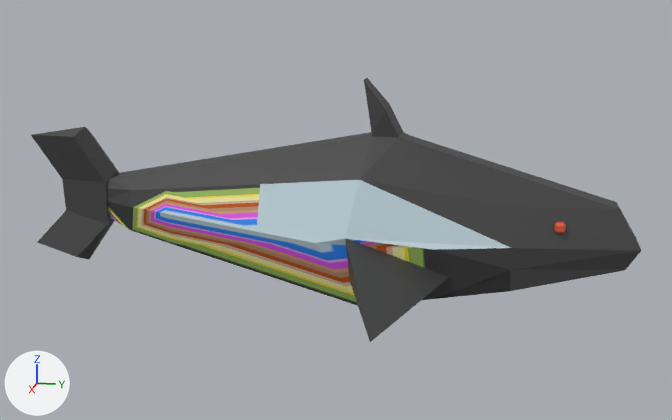
Before and after pictures for a commit that changed the Blender file Assets/Models/shark.blend.
Both versions are drawn from a camera (50 mm lens) standing at (17.52, 7.43, 4.97) and looking at (-0.07, 3.91, 0.57). Arrows for +X, +Y and +Z are at lower left; the lights stay in place.

Names of what the first picture shows: 'Body', 'Tail'.
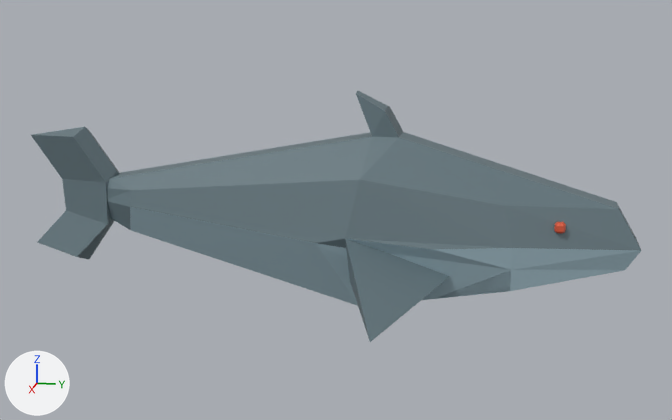
What changed in the scene script:
```text
Add mat_sharkmaterial:
    mat_sharkmaterial = principled_material('SharkMaterial')
    mat_sharkmaterial.texture = img_colorpalette_png
Change me_cube:
    used by ob_body; location = (-0.07, 0.0, -0.09)
    remove me_cube.from_pydata(...)  # 101 vertices, 95 faces, 2 loose edges; spans x -3.58..3.49, y -0.84..9.69, z -1.0..3.25
    remove me_cube.materials.append(mat_material_001)  # picture img_colorpalette_png
    add me_cube.from_pydata(...)  # 101 vertices, 97 faces, 2 loose edges; spans x -3.58..3.49, y -0.84..9.69, z -1.0..3.03
    me_cube part 1
    25 faces are deleted
    9 vertices move from x -0.35..0.32, y 4.48..4.91, z 2.73..3.25 to x -0.35..0.32, y 4.33..4.91, z 2.69..3.03
    27 new faces join them
    me_cube part 2: 94 kept faces spanning x -3.58..3.49, y -0.84..9.69, z -1.0..3.03 get new texture (UV) coordinates
    add me_cube.materials.append(mat_sharkmaterial)  # picture img_colorpalette_png
Change me_cube_003:
    where me_cube_003.from_pydata(...)  # 19 vertices, 19 faces; spans x -2.15..0.68, y -2.57..-0.72, z -0.51..0.48
    used by ob_tail; location = (-0.07, 0.0, -0.09); rotation_euler = (0.0, 1.571, 0.0), in degrees (0, 90, 0)
    remove me_cube_003.materials.append(mat_material_001)  # picture img_colorpalette_png
    me_cube_003 part 3: 19 kept faces spanning x -2.15..0.68, y -2.57..-0.72, z -0.51..0.48 get new texture (UV) coordinates
    add me_cube_003.materials.append(mat_sharkmaterial)  # picture img_colorpalette_png
```

Where the change shows, as pixel boxes [x1, y1, x2, y2] in the pictures (672 x 420 px; the box of a moved part takes in the faces that stretch with it):
'Body', reshaped
    before: [107, 78, 642, 342]
    after: [107, 90, 642, 342]
part 1 of me_cube, moved or reshaped
    before: [107, 78, 617, 342]
    after: [107, 90, 617, 342]
part 2 of me_cube, surface changed (grey to cyan)
    both: [109, 107, 642, 306]
part 3 of me_cube_003, surface changed (black to cyan)
    both: [31, 127, 119, 259]
